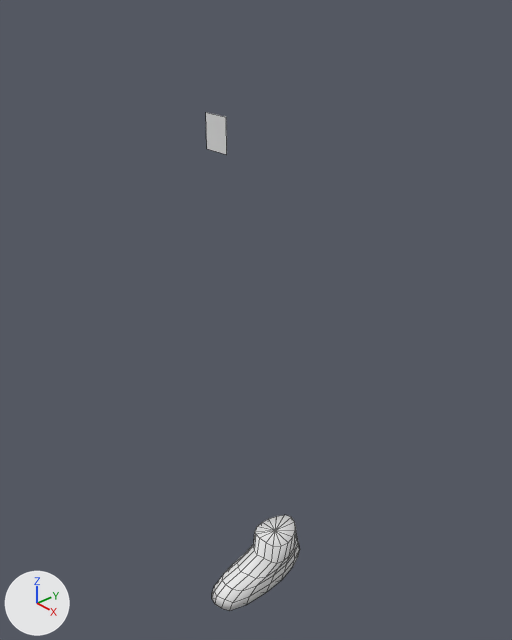
Before and after pictures for a commit that changed the Blender file character.blend.
Before and after are seen from a 50 mm camera at (7.33, -6.5, 5.71) aimed at (0.08, -0.08, 0.78). Arrows for +X, +Y and +Z are at lower left; the lights stay in place. Mesh edges are drawn as thin lines.

The first picture shows 'Circle.001', 'Eye'.
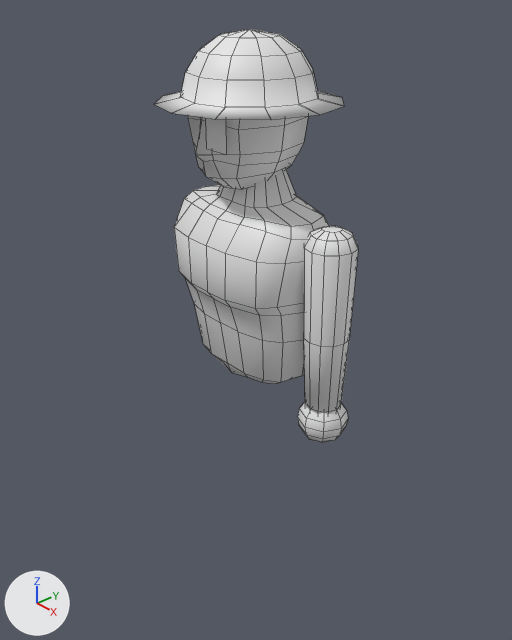
Commit message: he boot 2: connected to leg

Patch to the scene script:
```diff
--- a/character.blend.py
+++ b/character.blend.py
@@ ob_circle_001 @@
-ob_circle_001 = bpy.data.objects.new('Circle.001', me_circle_005)
-ob_circle_001.location = (0.53, -0.5, -4.12)
@@ ob_circle @@
 ob_circle.location = (0.0, -0.12, 4.03)
-ob_circle.hide_viewport = True
@@ ob_head @@
 _m = ob_head.modifiers.new('Mirror', 'MIRROR')
 _m.use_clip = True
-ob_head.hide_viewport = True
@@ ob_arm @@
 ob_arm.location = (1.46, 0.0, 2.38)
-ob_arm.hide_viewport = True
@@ ob_torso @@
 _m = ob_torso.modifiers.new('Mirror', 'MIRROR')
 _m.use_clip = True
-ob_torso.hide_viewport = True
```

What differs and where, as boxes (x1, y1, x2, y2) in the pictures (512 x 640 px):
'Torso', shown
    after: (174, 170, 329, 384)
'Circle', shown
    after: (154, 29, 344, 120)
'Arm', shown
    after: (297, 226, 358, 443)
'Head', shown
    after: (188, 116, 308, 189)
'Circle.001', deleted
    before: (212, 515, 300, 611)
